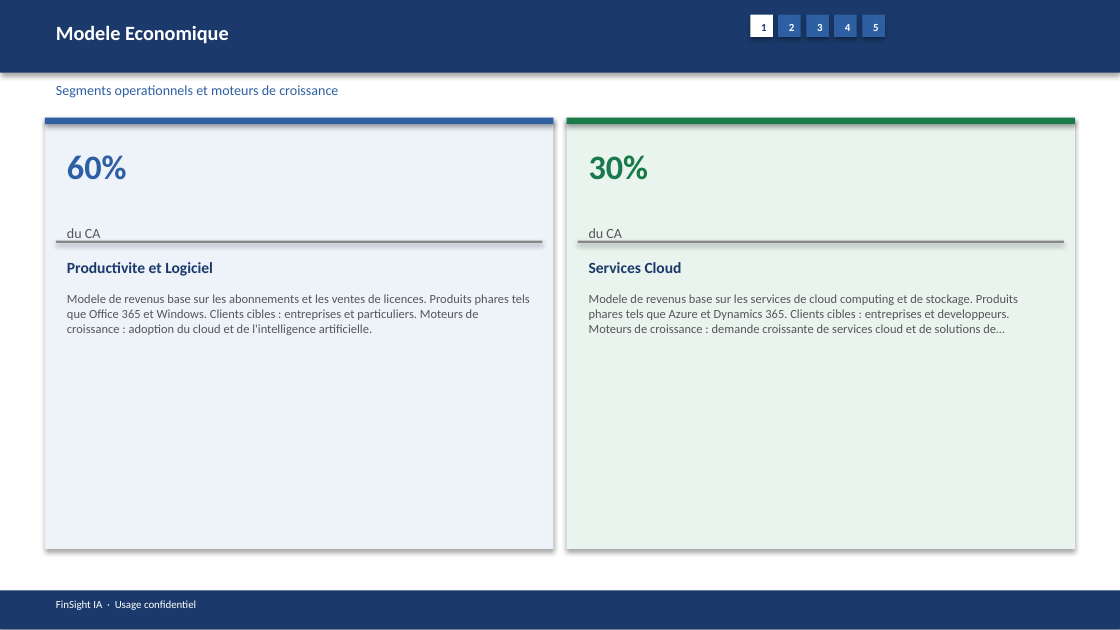
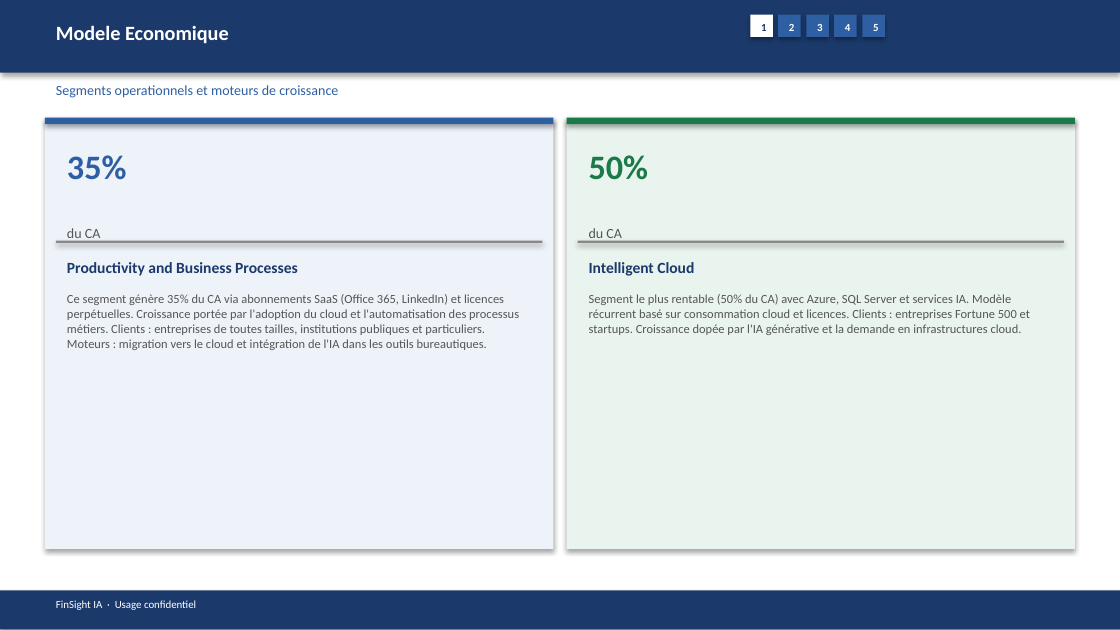
Before and after one commit to baptistejeh07-art/finsight-ia, a slide deck: slide 6 of preview/MSFT/MSFT_pitchbook.pptx. Drawn at 1120x630 pixels with LibreOffice and Linux fonts; fonts in the diff are those of the drawing. Boxes give left, top, right and bottom in pixels: in the first picture for what was removed or moved away, otherwise in the second. Text is boxed around its words. In the diff, an @@ line names an element or a change of style, - is before the commit and + after.

```diff
--- a/preview/MSFT/MSFT_pitchbook.pptx
+++ b/preview/MSFT/MSFT_pitchbook.pptx
@@ text at [67,155,127,180]: text changed @@
-60%
+35%
@@ text at [589,155,649,180]: text changed @@
-30%
+50%
@@ text at [67,262,298,276]: text changed @@
-Productivite et Logiciel
+Productivity and Business Processes
@@ text at [589,262,694,276]: text changed @@
-Services Cloud
+Intelligent Cloud
@@ text at [67,294,519,350]: text changed @@
-Modele de revenus base sur les abonnements et les ventes de licences. Produits phares tels que Office 365 et Windows. Clients cibles : entreprises et particuliers. Moteurs de croissance : adoption du cloud et de l'intelligence artificielle.
+Ce segment génère 35% du CA via abonnements SaaS (Office 365, LinkedIn) et licences perpétuelles. Croissance portée par l'adoption du cloud et l'automatisation des processus métiers. Clients : entreprises de toutes tailles, institutions publiques et particuliers. Moteurs : migration vers le cloud et intégration de l'IA dans les outils bureautiques.
@@ text at [589,294,1030,335]: text changed @@
-Modele de revenus base sur les services de cloud computing et de stockage. Produits phares tels que Azure et Dynamics 365. Clients cibles : entreprises et developpeurs. Moteurs de croissance : demande croissante de services cloud et de solutions de…
+Segment le plus rentable (50% du CA) avec Azure, SQL Server et services IA. Modèle récurrent basé sur consommation cloud et licences. Clients : entreprises Fortune 500 et startups. Croissance dopée par l'IA générative et la demande en infrastructures cloud.
```
Also in this commit, not shown: 14 other slides changed, 9 other files.
